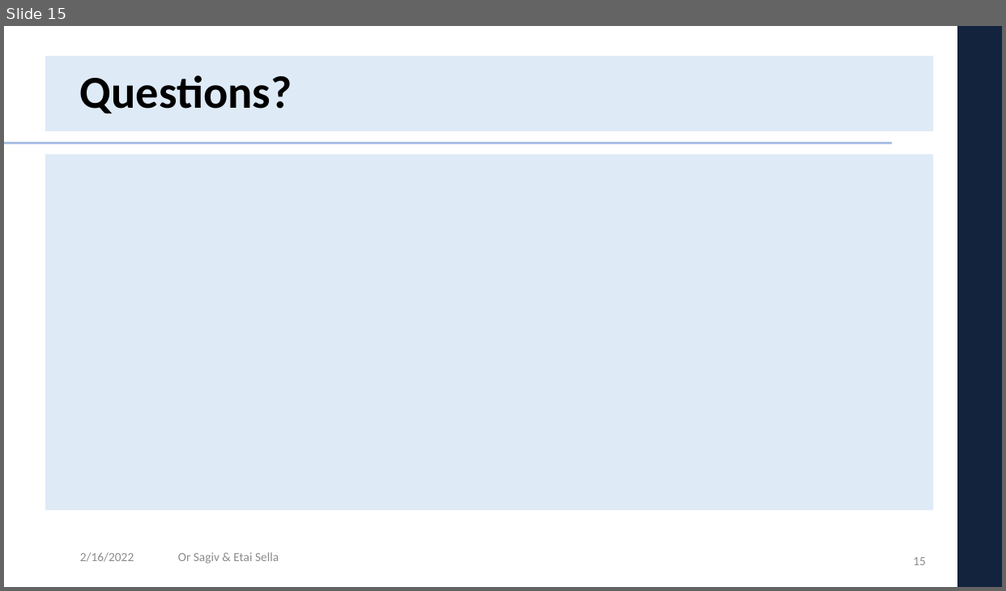
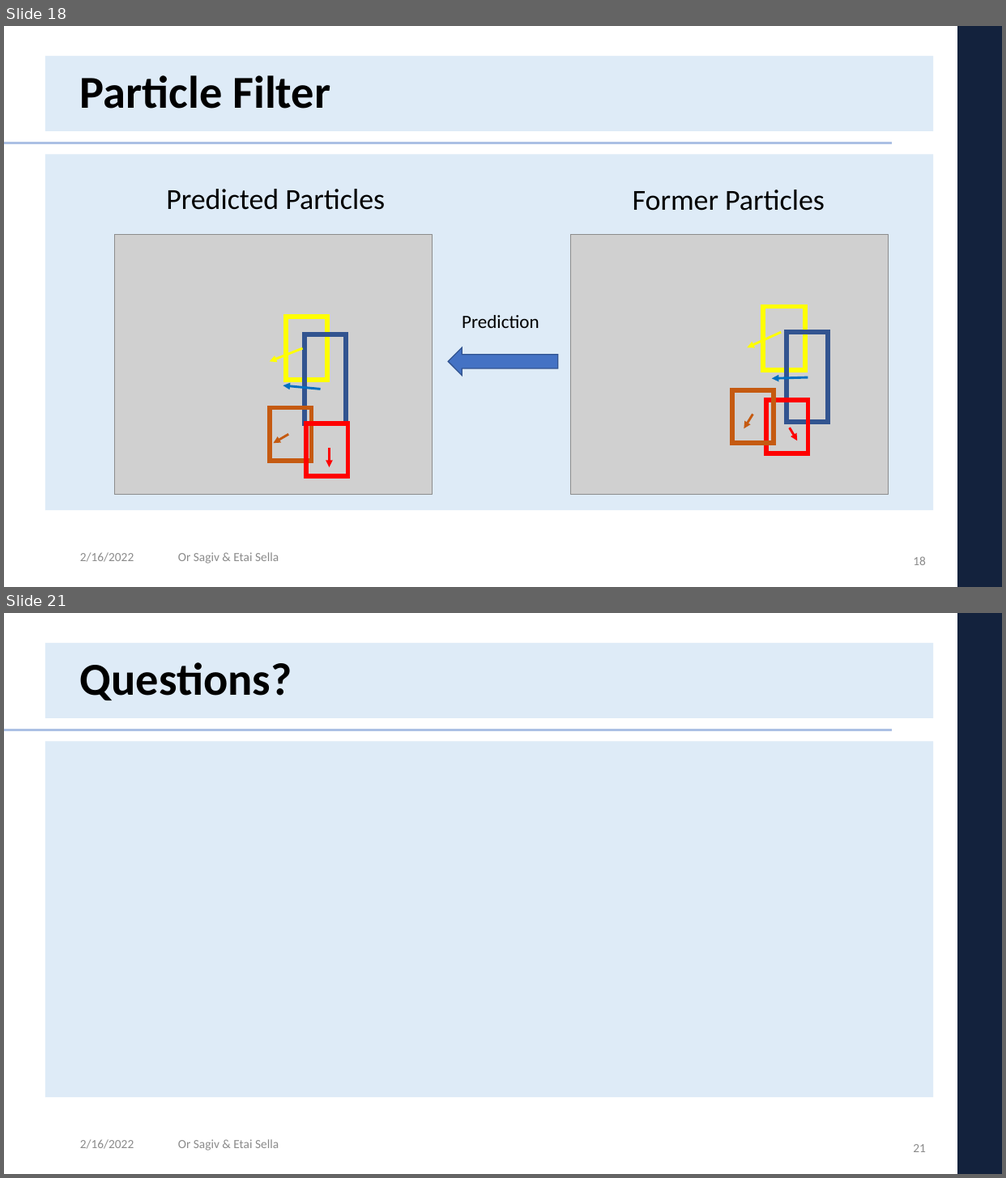
Before and after one commit to etaisella/AlphaRefine, a slide deck: Presentation/DL_project_presentation.pptx. Shown one above the other, each under a label of ours: slide 15 before the commit, slides 18 and 21 after it; the slides between them are not shown. The pictures are 1006x591 and 1006x1178 pixels, drawn with LibreOffice and Linux fonts; fonts in the diff are those of the drawing; grey boxes stand for pictures; background and template pictures are left out. Boxes give left, top, right and bottom in pixels: in the first picture for what was removed or moved away, otherwise in the second. Text is boxed around its words. In the diff, an @@ line names an element or a change of style, - is before the commit and + after.

Commit message:
Adding explanation about Particle Filter

```diff
--- a/Presentation/DL_project_presentation.pptx
+++ b/Presentation/DL_project_presentation.pptx
@@ slide 18 added at [4, 26, 1002, 587], background #FFFFFF; not listed: 5 template elements that a slide beside it also shows @@
@@ title added at [80, 75, 330, 109], 44 pt, text #000000, bold @@
+Particle Filter
@@ text added at [166, 189, 385, 210], 28 pt, text #000000 @@
+Predicted Particles
@@ text added at [633, 190, 825, 211], 28 pt, text #000000 @@
+Former Particles
@@ picture added at [115, 235, 432, 495] @@
@@ picture added at [571, 235, 889, 495] @@
@@ rectangle added at [286, 317, 327, 380], outline #FFFF00 4.5 pt @@
@@ text added at [462, 315, 539, 328], 18 pt, text #000000 @@
+Prediction
@@ rectangle added at [763, 307, 805, 370], outline #FFFF00 4.5 pt @@
@@ rectangle added at [305, 335, 346, 425], outline #325491 4.5 pt @@
@@ arrow added from (781, 332) to (748, 348), #FFFF00 2.25 pt @@
@@ rectangle added at [786, 332, 829, 422], outline #325491 4.5 pt @@
@@ arrow added from (303, 348) to (270, 361), #FFFF00 2.25 pt @@
@@ left arrow added at [448, 348, 558, 376], fill #4472C4, outline #325491 1 pt @@
@@ arrow added from (321, 389) to (283, 386), #0070C0 2.25 pt @@
@@ arrow added from (808, 378) to (772, 378), #0070C0 2.25 pt @@
@@ rectangle added at [270, 408, 312, 461], outline #C55A11 4.5 pt @@
@@ rectangle added at [732, 390, 774, 444], outline #C55A11 4.5 pt @@
@@ rectangle added at [767, 400, 809, 454], outline #FF0000 4.5 pt @@
@@ arrow added from (288, 435) to (274, 444), #C55A11 2.25 pt @@
@@ rectangle added at [306, 424, 348, 476], outline #FF0000 4.5 pt @@
@@ arrow added from (753, 415) to (744, 429), #C55A11 2.25 pt @@
@@ arrow added from (790, 428) to (798, 441), #FF0000 2.25 pt @@
@@ arrow added from (329, 448) to (329, 467), #FF0000 2.25 pt @@
@@ text added at [80, 552, 134, 562], 12 pt, text #8C8C8C @@
+2/16/2022
@@ text added at [178, 552, 279, 564], 12 pt, text #8C8C8C @@
+Or Sagiv & Etai Sella
@@ page number added at [913, 557, 926, 565], 12 pt, text #8C8C8C @@
+18
@@ what was slide 15 is now slide 21 @@
@@ page number at [913, 1144, 926, 1152]: text changed @@
-15
+21
```
Also in this commit, not shown: 1 slide changed, 5 other slides added.
